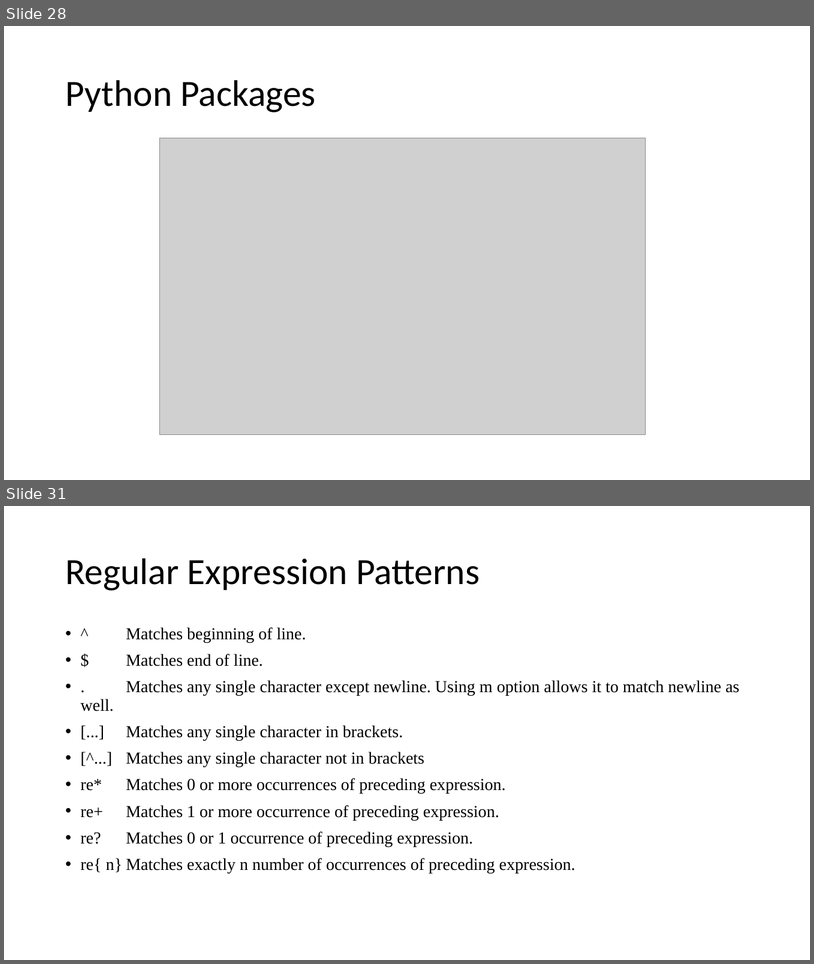
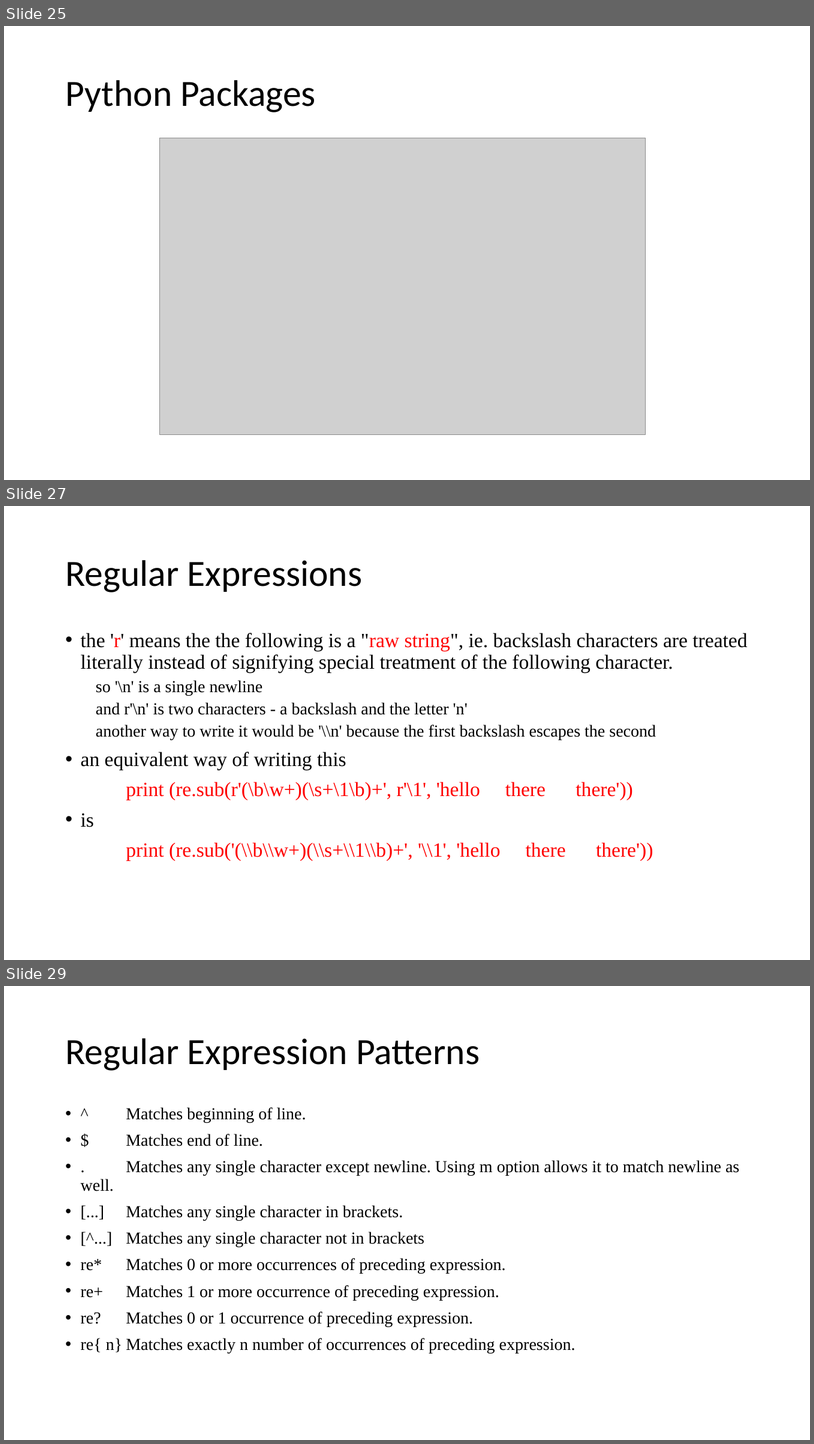
Before and after one commit to EmoryPython/Lab, a slide deck: lecture/Python Programing.pptx. Shown one above the other, each under a label of ours: slides 28 and 31 before the commit, slides 25, 27 and 29 after it; the slides between them are not shown. The pictures are 814x964 and 814x1444 pixels, drawn with LibreOffice and Linux fonts; fonts in the diff are those of the drawing; grey boxes stand for pictures. Boxes give left, top, right and bottom in pixels: in the first picture for what was removed or moved away, otherwise in the second. Text is boxed around its words. In the diff, an @@ line names an element or a change of style, - is before the commit and + after.

Commit message:
Updated with following content
regulerexpression
global interpriter lock
date and time
pip
python protocals
with i/o
error stacktrace

```diff
--- a/lecture/Python Programing.pptx
+++ b/lecture/Python Programing.pptx
@@ slide 27 added at (4, 506, 810, 960), background #FFFFFF @@
@@ title added at (65, 560, 363, 592), 44 pt, text #000000 @@
+Regular Expressions
@@ text added at (81, 633, 747, 860), 24 pt, text #000000 @@
+• the 'r' means the the following is a "raw string", ie. backslash characters are treated literally instead of signifying special treatment of the following character.
+  so '\n' is a single newline
+  and r'\n' is two characters - a backslash and the letter 'n'
+  another way to write it would be '\\n' because the first backslash escapes the second
+• an equivalent way of writing this
+print (re.sub(r'(\b\w+)(\s+\1\b)+', r'\1', 'hello there there'))
+• is
+print (re.sub('(\\b\\w+)(\\s+\\1\\b)+', '\\1', 'hello there there'))
@@ what was slide 28 is now slide 25 @@
@@ what was slide 31 is now slide 29 @@
```
Also in this commit, not shown: 5 slides changed, 7 other slides added.
